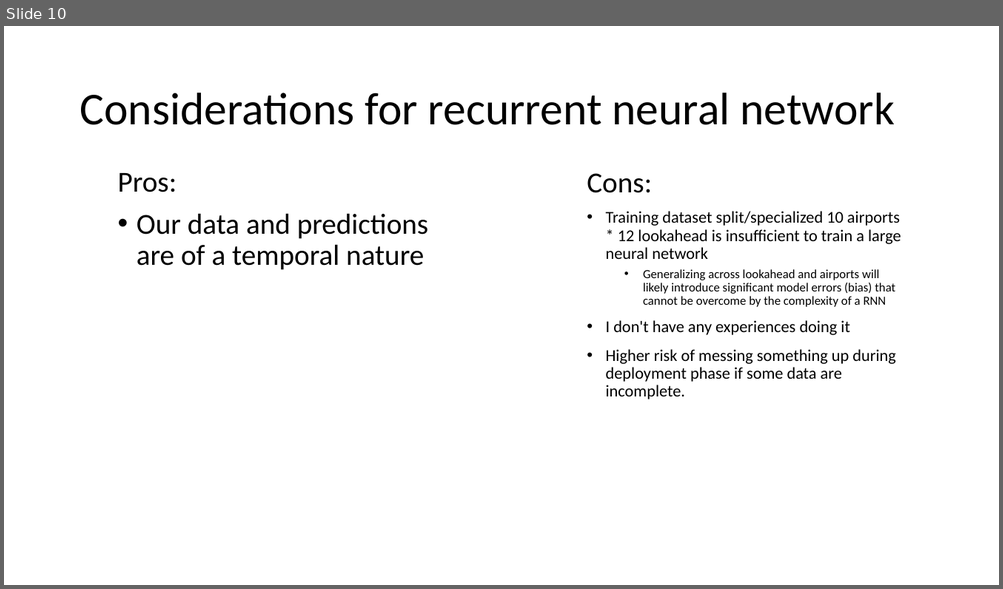
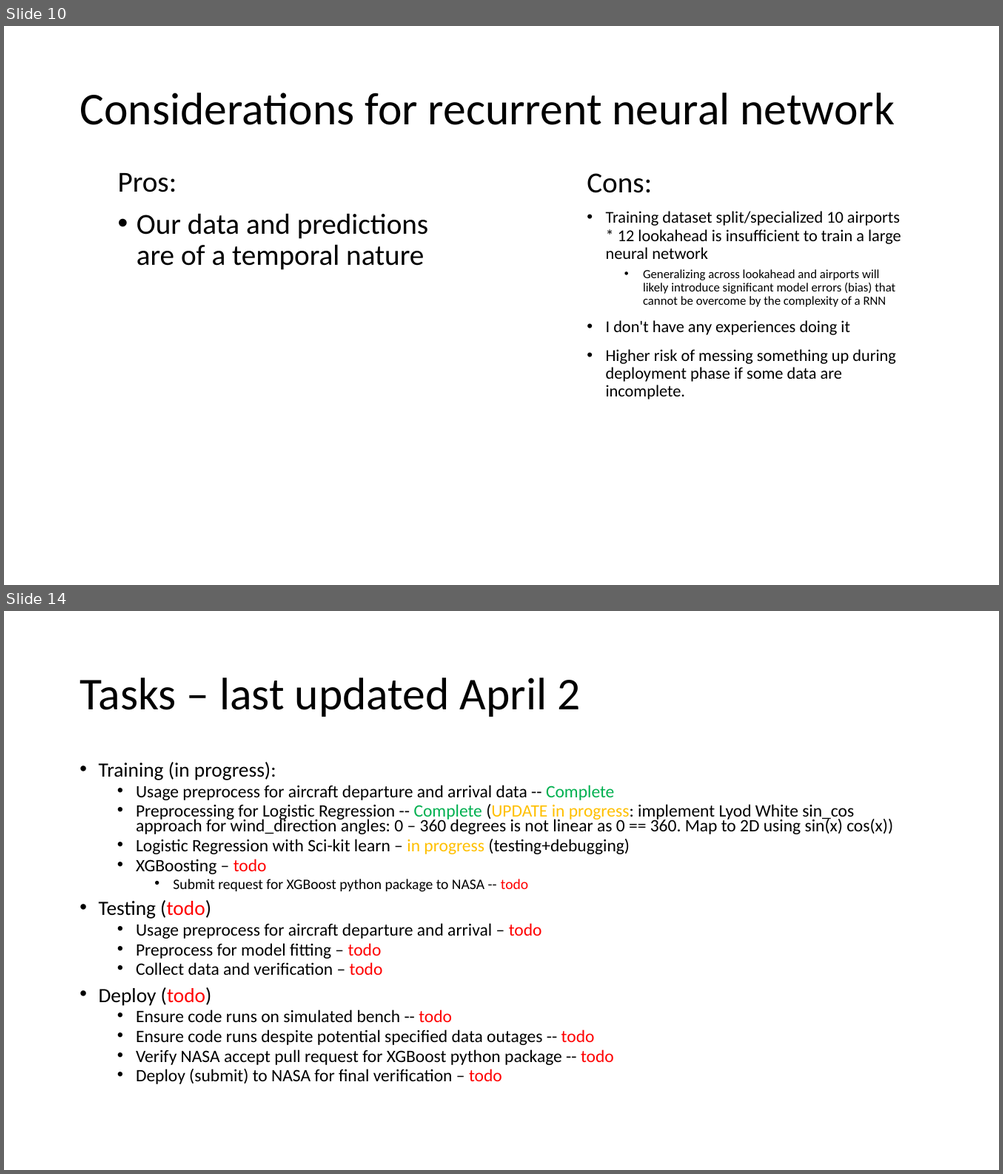
Before and after one commit to Pennswood/runway-project-private, a slide deck: weather for predicting airport configuration.pptx. Shown one above the other, each under a label of ours: slide 10 before the commit, slides 10 and 14 after it; the slides between them are not shown. The pictures are 1003x589 and 1003x1174 pixels, drawn with LibreOffice and Linux fonts; fonts in the diff are those of the drawing. Boxes give left, top, right and bottom in pixels: in the first picture for what was removed or moved away, otherwise in the second. Text is boxed around its words. In the diff, an @@ line names an element or a change of style, - is before the commit and + after.

```diff
--- a/weather for predicting airport configuration.pptx
+++ b/weather for predicting airport configuration.pptx
@@ slide 14 added at (4, 611, 999, 1170), background #FFFFFF @@
@@ title added at (79, 678, 580, 717), 44 pt, text #000000 @@
+Tasks – last updated April 2
@@ text added at (99, 762, 893, 1085), 16.8 pt, text #000000 @@
+• Training (in progress):
+  • Usage preprocess for aircraft departure and arrival data -- Complete
+  • Preprocessing for Logistic Regression -- Complete (UPDATE in progress: implement Lyod White sin_cos approach for wind_direction angles: 0 – 360 degrees is not linear as 0 == 360. Map to 2D using sin(x) cos(x))
+  • Logistic Regression with Sci-kit learn – in progress (testing+debugging)
+  • XGBoosting – todo
+    • Submit request for XGBoost python package to NASA -- todo
+• Testing (todo)
+  • Usage preprocess for aircraft departure and arrival – todo
+  • Preprocess for model fitting – todo
+  • Collect data and verification – todo
+• Deploy (todo)
+  • Ensure code runs on simulated bench -- todo
+  • Ensure code runs despite potential specified data outages -- todo
+  • Verify NASA accept pull request for XGBoost python package -- todo
+  • Deploy (submit) to NASA for final verification – todo
```
Also in this commit, not shown: 1 slide changed, 10 other slides added.
